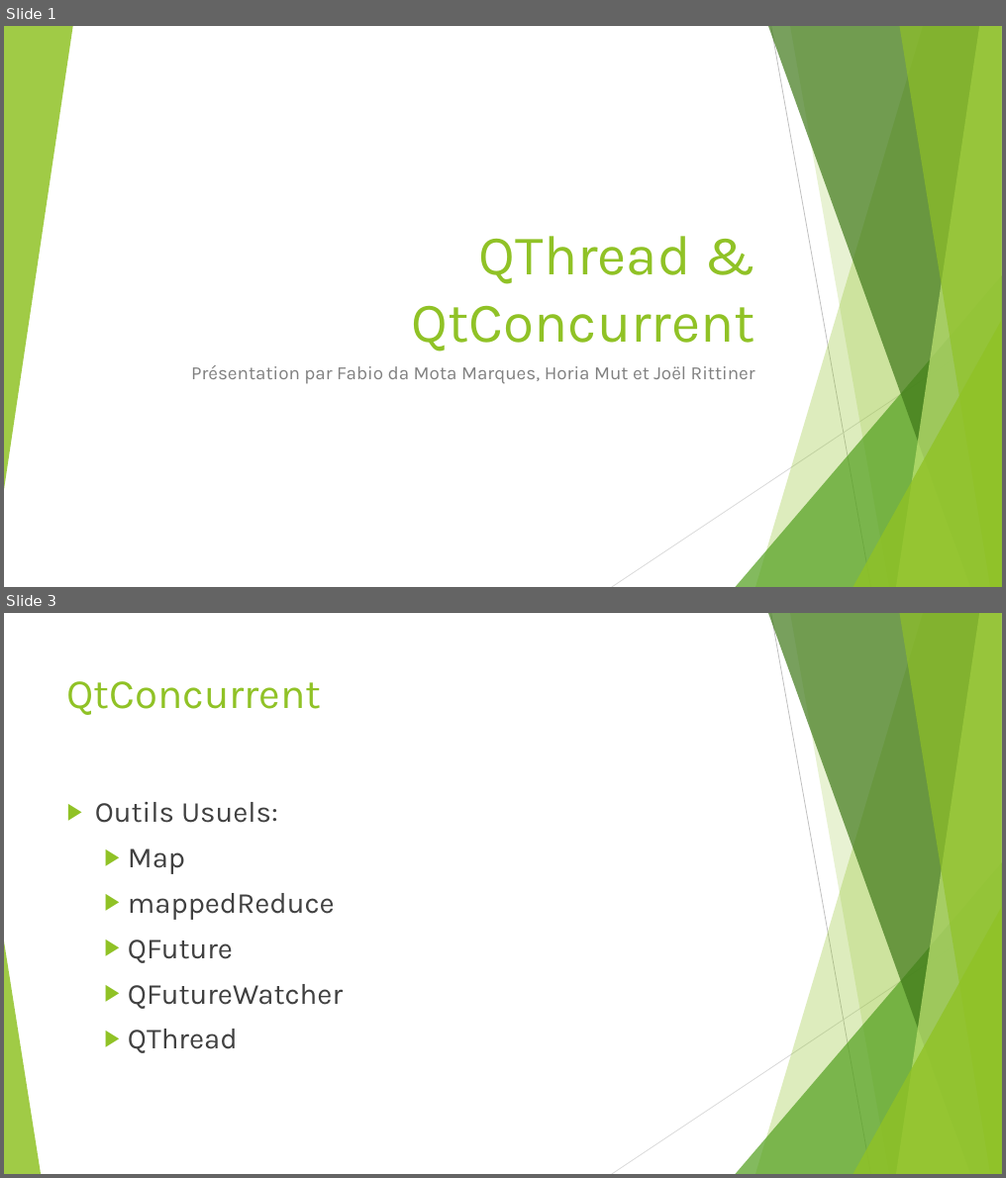
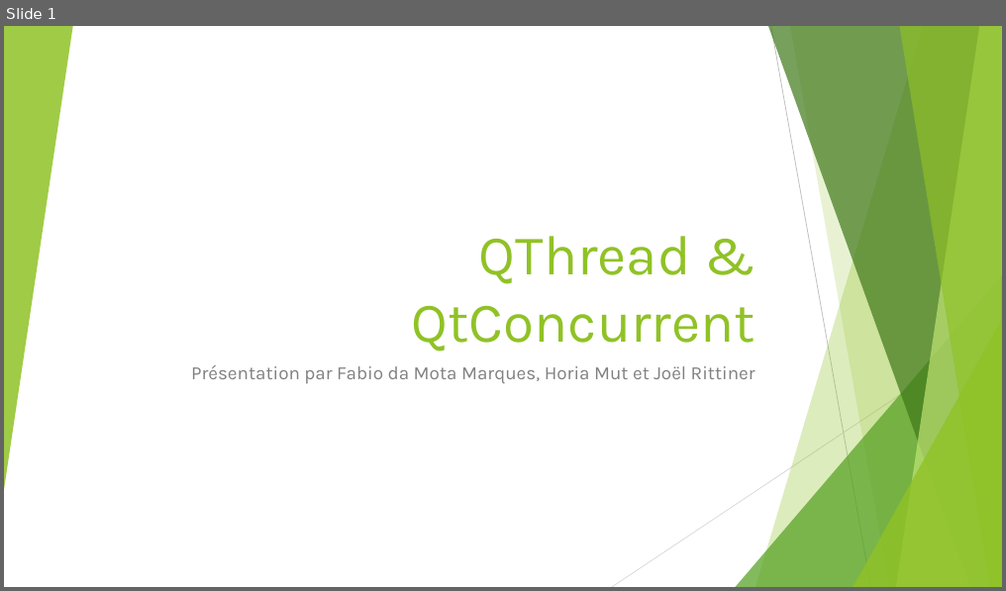
Before and after one commit to Drakesinger/QtConcurrent-Barber, a slide deck: presentation/QThread & QtConcurrent.pptx. Shown one above the other, each under a label of ours: slides 1 and 3 before the commit, slide 1 after it; the slides between them are not shown. The pictures are 1006x1178 and 1006x591 pixels, drawn with LibreOffice and Linux fonts; fonts in the diff are those of the drawing. Boxes give left, top, right and bottom in pixels: in the first picture for what was removed or moved away, otherwise in the second. Text is boxed around its words. In the diff, an @@ line names an element or a change of style, - is before the commit and + after.

```diff
--- a/presentation/QThread & QtConcurrent.pptx
+++ b/presentation/QThread & QtConcurrent.pptx
@@ slide 3 removed at [4, 613, 1002, 1174], background #FFFFFF; not listed: 9 template elements that a slide beside it also shows @@
@@ title removed at [67, 681, 322, 715] @@
-QtConcurrent
@@ text removed at [95, 802, 343, 1054] @@
-▶ Outils Usuels:
-  ▶ Map
-  ▶ mappedReduce
-  ▶ QFuture
-  ▶ QFutureWatcher
-  ▶ QThread
@@ triangle removed at [4, 942, 41, 1174] @@
```
Also in this commit, not shown: 8 slides changed, 6 slides added, 1 other slide removed, 1 other file.
